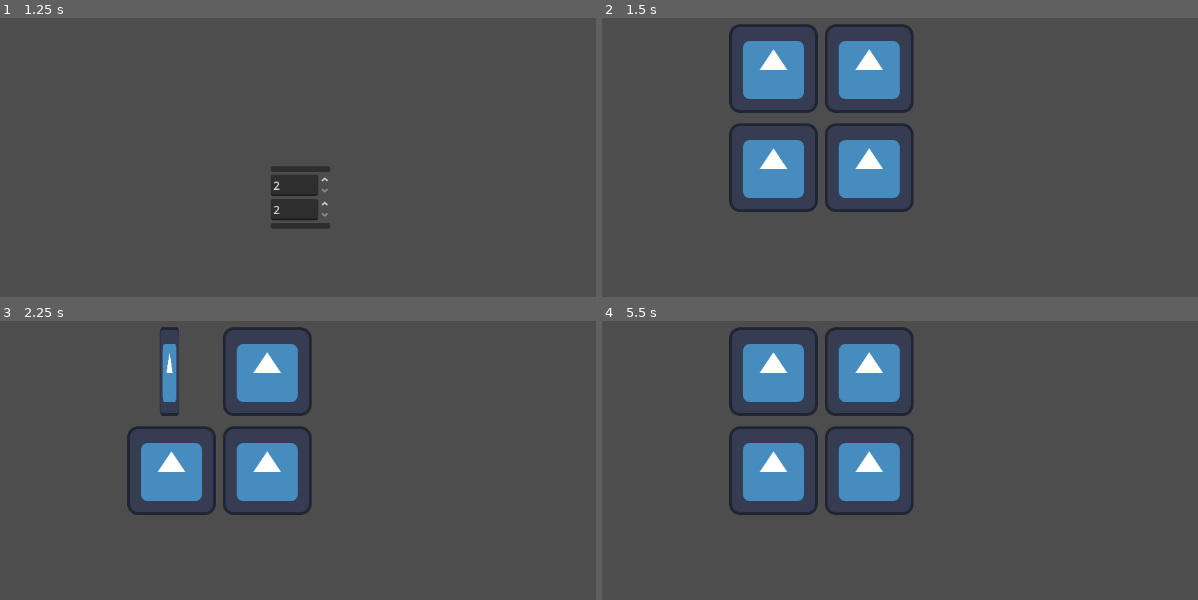
Above: before the commit, frames 1-4 (two rows, left to right).
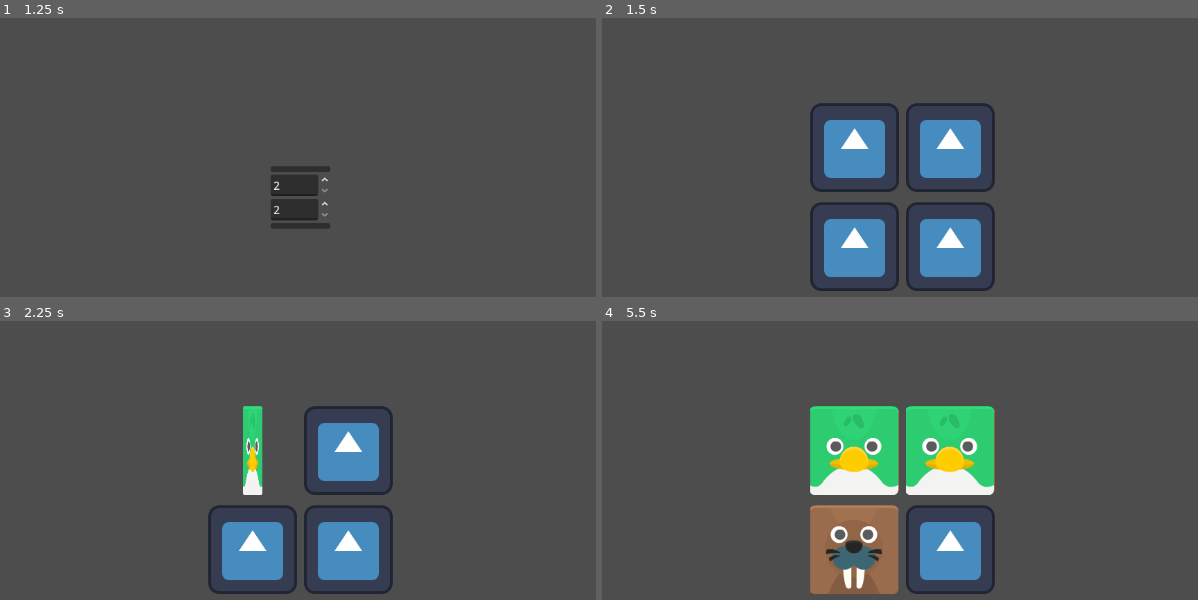
Above: after the commit, the same moments.

Repository: northryum/joao-da-memoria
Game: Godot game, scene res://Cenas/main_menu.tscn
The game is run twice, just before and just after one commit, with the same random seed, the same clock (stepped at 60 frames per second) and the same inputs. Before the commit the project has no main scene; this scene is started directly in both runs. The engine's default icon, where the game draws it, is replaced by a stand-in: a white triangle on a blue panel in a dark square.
Inputs (mouse positions are in pixels of both pictures, inside the frame that each line leads up to; where the layout moved, square brackets give the same spot in the first picture):
- Up to frame 1 (1.25 s): click (298, 140) at 0.5 s
- Up to frame 2 (1.5 s): click (900, 168) at 1.25 s
- Up to frame 3 (2.25 s): click (250, 449) [172, 371] at 2 s
- Up to frame 4 (5.5 s): click (870, 371) at 2.77 s; click (947, 449) at 3.52 s; click (774, 471) at 4.27 s; click (852, 549) at 5.02 s

Frame 1 is identical in both runs. In frame 2, 19% of the frame differs, in the area x 21-66%, y 2-98%; in frame 3, 17%; in frame 4, 25%.

Commit message:
funcionou os animais

Diff:
--- a/Cenas/board.tscn
+++ b/Cenas/board.tscn
@@ -2,6 +2,7 @@
 
 [ext_resource type="Script" uid="uid://dioq61hlk5mgu" path="res://Scripts/board.gd" id="1_5rtgb"]
 [ext_resource type="PackedScene" uid="uid://dluqra475fg82" path="res://Cenas/card.tscn" id="2_rq348"]
+[ext_resource type="Texture2D" uid="uid://bom8day4jd8e5" path="res://assets/square_nodetails.png" id="3_rq348"]
 
 [node name="Board" type="Control" unique_id=1585913064]
 layout_mode = 3
@@ -12,20 +13,18 @@
 grow_vertical = 2
 script = ExtResource("1_5rtgb")
 card_scene = ExtResource("2_rq348")
+spritesheet = ExtResource("3_rq348")
 
-[node name="GridContainer" type="GridContainer" parent="." unique_id=721899964]
+[node name="CenterContainer" type="CenterContainer" parent="." unique_id=1491777495]
 layout_mode = 1
-anchors_preset = 8
-anchor_left = 0.5
-anchor_top = 0.5
-anchor_right = 0.5
-anchor_bottom = 0.5
-offset_left = -250.0
-offset_top = -250.0
-offset_right = 250.0
-offset_bottom = 250.0
+anchors_preset = 15
+anchor_right = 1.0
+anchor_bottom = 1.0
 grow_horizontal = 2
 grow_vertical = 2
+
+[node name="GridContainer" type="GridContainer" parent="CenterContainer" unique_id=721899964]
+layout_mode = 2
 theme_override_constants/h_separation = 10
 theme_override_constants/v_separation = 15
 columns = 4
--- a/Cenas/card.tscn
+++ b/Cenas/card.tscn
@@ -9,13 +9,15 @@
 anchor_top = 0.5
 anchor_right = 0.5
 anchor_bottom = 0.5
-offset_left = -64.0
-offset_top = -64.0
-offset_right = 64.0
-offset_bottom = 64.0
+offset_left = -576.0
+offset_top = -324.0
+offset_right = -448.0
+offset_bottom = -196.0
 grow_horizontal = 2
 grow_vertical = 2
-pivot_offset = Vector2(60, 60)
+pivot_offset = Vector2(64, 64)
+size_flags_horizontal = 4
+size_flags_vertical = 0
 texture_normal = ExtResource("1_f5jlf")
 stretch_mode = 3
 script = ExtResource("2_yxlwg")
--- a/Scripts/board.gd
+++ b/Scripts/board.gd
@@ -1,20 +1,67 @@
 extends Control
 
 @export var card_scene: PackedScene
-@onready var grid = $GridContainer
+@export var spritesheet: Texture2D # Arraste a imagem dos animais para cá no Inspector
+
+@onready var grid = $CenterContainer/GridContainer
+
+# Configurações da Spritesheet (Animais)
+var colunas_na_imagem = 5
+var linhas_na_imagem = 6
 
 func _ready():
+	grid.columns = GameManager.colunas_atuais
+	var total_cartas = GameManager.linhas_atuais * GameManager.colunas_atuais
 
-	# 1. Ajusta o GridContainer para ter o número de colunas escolhido no menu
-	grid.columns = GameManager.colunas_atuais
+	# Criamos uma lista com todas as imagens recortadas
+	var todas_as_imagens = extrair_texturas()
 
-	# 2. Calcula o total de cartas multiplicando linhas por colunas
-	var total_cards = GameManager.linhas_atuais * GameManager.colunas_atuais
+	# Embaralhamos e geramos o tabuleiro (veremos isso a seguir)
+	generate_board(total_cartas, todas_as_imagens)
 
-	# 3. Manda gerar o tabuleiro com esse total
-	generate_board(total_cards)
+func extrair_texturas() -> Array:
+	var lista_de_recortes = []
 
-func generate_board(total):
+	# Descobrimos o tamanho de cada "janela" dividindo o tamanho total
+	var largura_frame = spritesheet.get_width() / colunas_na_imagem
+	var altura_frame = spritesheet.get_height() / linhas_na_imagem
+
+	# Percorremos cada linha e cada coluna para criar o Rect2
+	for y in range(linhas_na_imagem):
+		for x in range(colunas_na_imagem):
+			# Criamos o objeto de recorte
+			var atlas_texture = AtlasTexture.new()
+			atlas_texture.atlas = spritesheet
+
+			# Definimos a região: Rect2(X, Y, Largura, Altura)
+			atlas_texture.region = Rect2(x * largura_frame+2, y * altura_frame, largura_frame, altura_frame)
+
+			lista_de_recortes.append(atlas_texture)
+
+	return lista_de_recortes
+
+func generate_board(total, imagens_recortadas):
+	# 1. Pegamos apenas a quantidade de imagens necessária para formar os pares
+	# Se o total de cartas é 12, precisamos de 6 imagens únicas
+	var quantidade_pares = total / 2
+
+	# Embaralhamos a lista de todos os 30 animais para pegar animais aleatórios a cada jogo
+	imagens_recortadas.shuffle()
+
+	var imagens_da_partida = []
+
+	for i in range(quantidade_pares):
+		var img = imagens_recortadas[i]
+		imagens_da_partida.append(img) # Adiciona a primeira do par
+		imagens_da_partida.append(img) # Adiciona a segunda do par (duplicata)
+
+	# 2. Agora embaralhamos as cartas que já estão em pares
+	imagens_da_partida.shuffle()
+
+	# 3. Criamos as cartas e entregamos as fotos recortadas
 	for i in range(total):
 		var new_card = card_scene.instantiate()
 		grid.add_child(new_card)
+
+		# Aqui está a "cola": entregamos a imagem recortada para a variável da carta
+		new_card.front_texture = imagens_da_partida[i]
--- a/project.godot
+++ b/project.godot
@@ -11,6 +11,7 @@
 [application]
 
 config/name="Joao_da_memoria"
+run/main_scene="uid://c60ara6kywel8"
 config/features=PackedStringArray("4.6", "GL Compatibility")
 config/icon="res://icon.svg"
 
Binary file added: assets/flags.jpeg
Not shown, added: assets/flags.jpeg.import
Binary file added: assets/genericItems.png
Not shown, added: assets/genericItems.png.import
Binary file added: assets/square_nodetails.png
Not shown, added: assets/square_nodetails.png.import
